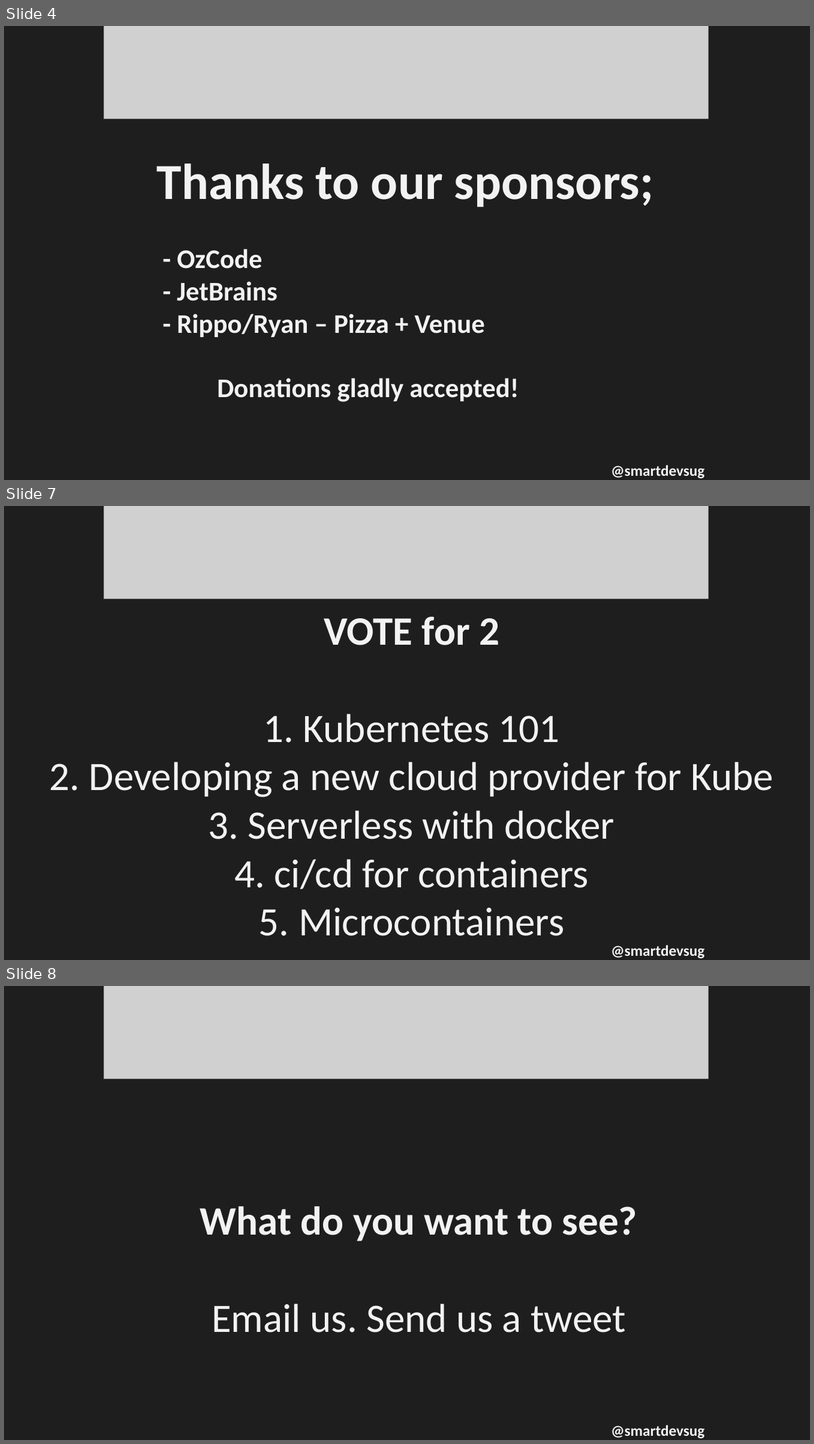
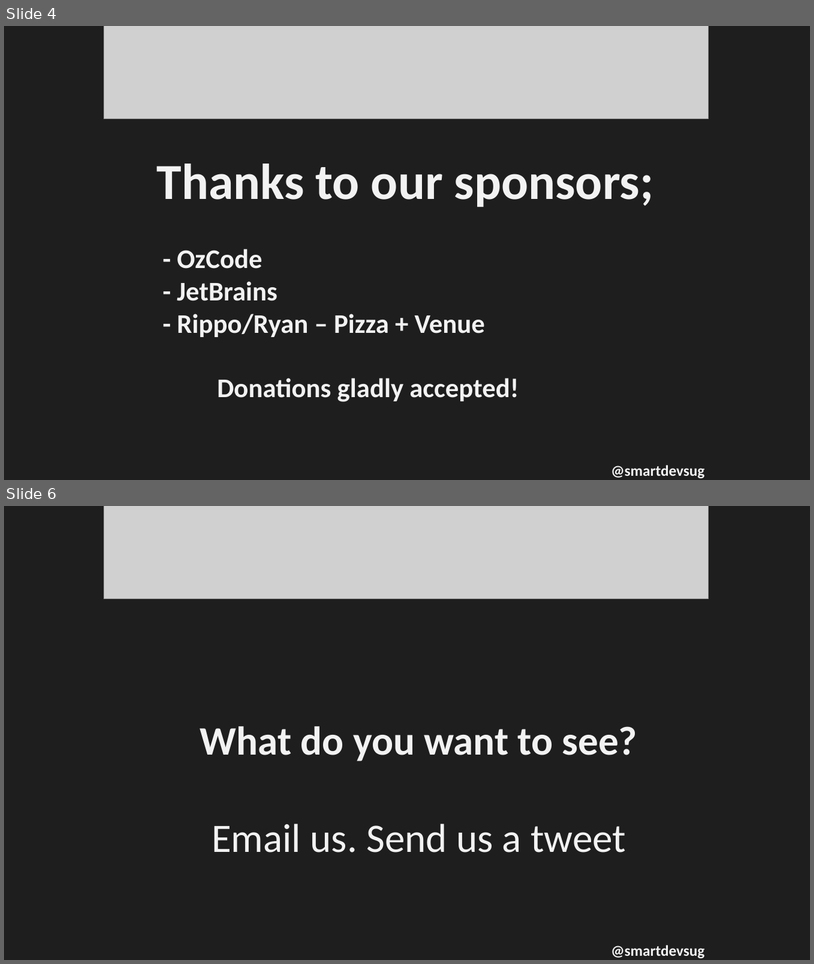
Before and after one commit to rippo/smartdevs, a slide deck: WelcomePresentation-SmartDevs.pptx. Shown one above the other, each under a label of ours: slides 4, 7 and 8 before the commit, slides 4 and 6 after it; the slides between them are not shown. The pictures are 814x1444 and 814x964 pixels, drawn with LibreOffice and Linux fonts; fonts in the diff are those of the drawing; grey boxes stand for pictures. Boxes give left, top, right and bottom in pixels: in the first picture for what was removed or moved away, otherwise in the second. Text is boxed around its words. In the diff, an @@ line names an element or a change of style, - is before the commit and + after.

```diff
--- a/WelcomePresentation-SmartDevs.pptx
+++ b/WelcomePresentation-SmartDevs.pptx
@@ slide 7 removed at (4, 506, 810, 960), background #1E1E1E @@
@@ picture removed at (104, 506, 709, 598) @@
@@ text removed at (50, 616, 774, 936) @@
-VOTE for 2
-1. Kubernetes 101
-2. Developing a new cloud provider for Kube
-3. Serverless with docker
-4. ci/cd for containers
-5. Microcontainers
-...
@@ text removed at (611, 945, 705, 958) @@
-@smartdevsug
@@ what was slide 8 is now slide 6 @@
```
Also in this commit, not shown: 2 slides changed, 1 other slide removed.
